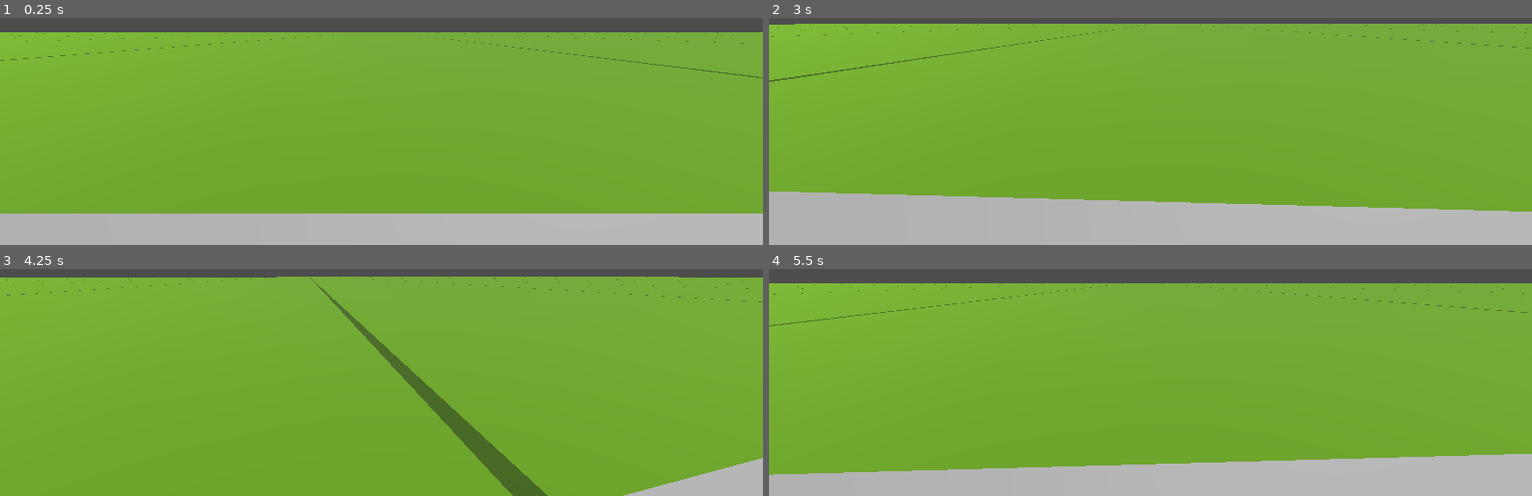
Above: before the commit, frames 1-4 (two rows, left to right).
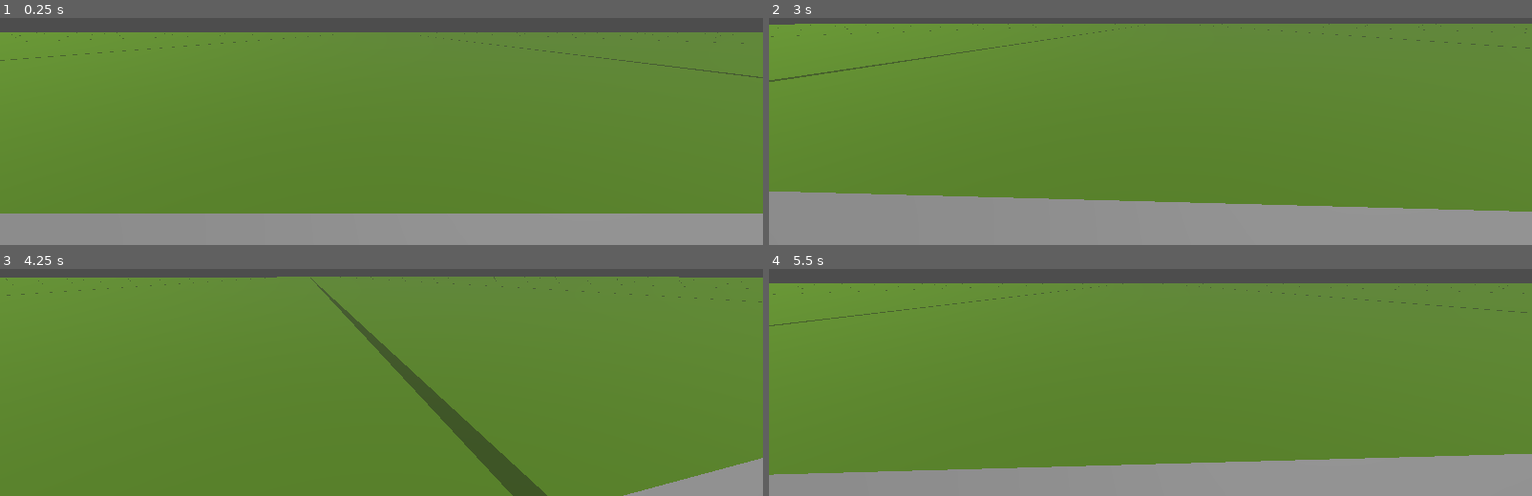
Above: after the commit, the same moments.

Repository: superlou/train-game-4
Game: Godot game, scene res://world.tscn
Two runs of this game, one before a commit and one after it. Both use one fixed random seed, a clock stepped at 60 frames per second and the inputs below.
Inputs (mouse positions are in pixels of both pictures, inside the frame that each line leads up to):
- Up to frame 1 (0.25 s): no input
- Up to frame 2 (3 s): tap Enter at 0.5 s; move the mouse to (1188, 29) at 0.52 s; hold Left (accelerate_left) from 0.53 s (still down); tap P (spawn_station) at 0.6, 2.1 s; tap Space (jump) at 0.77, 1.52 s; move the mouse to (1112, 31) at 1.27 s; tap Shift (sprint) at 1.35, 2.85 s; move the mouse to (1165, 22) at 2.02 s; move the mouse to (1142, 38) at 2.77 s
- Up to frame 3 (4.25 s): keep holding Left (accelerate_left); tap Space (jump) at 3.02, 3.77 s; move the mouse to (434, 287) at 3.52 s; tap P (spawn_station) at 3.6 s
- Up to frame 4 (5.5 s): keep holding Left (accelerate_left); move the mouse to (1089, 275) at 4.27 s; tap Shift (sprint) at 4.35 s; tap Space (jump) at 4.52 s; move the mouse to (1158, 282) at 5.02 s; tap P (spawn_station) at 5.1 s

The runs differ from the first frame. In frame 1, 93% of the frame differs, in the area x 0-100%, y 6-100%; in frame 2, 97%, in the area x 0-100%, y 2-100%; in frame 3, 94%; in frame 4, 93%.

Commit message:
Added sky shader

Diff:
--- a/project.godot
+++ b/project.godot
@@ -73,5 +73,4 @@
 
 [rendering]
 
-renderer/rendering_method="mobile"
 anti_aliasing/quality/msaa_3d=1
--- /dev/null
+++ b/sky/examples/day_sky.tres
@@ -0,0 +1,65 @@
+[gd_resource type="ShaderMaterial" load_steps=12 format=3 uid="uid://dh6ykun8bv60u"]
+
+[ext_resource type="Shader" path="res://sky/stylized_sky.gdshader" id="1_i5n5i"]
+
+[sub_resource type="Gradient" id="Gradient_hjww8"]
+offsets = PackedFloat32Array(0.48, 0.6)
+colors = PackedColorArray(1, 1, 1, 1, 1, 1, 1, 0)
+
+[sub_resource type="GradientTexture2D" id="GradientTexture2D_xucge"]
+gradient = SubResource("Gradient_hjww8")
+fill = 1
+fill_from = Vector2(0.5, 0.5)
+
+[sub_resource type="Curve" id="Curve_eapw0"]
+_data = [Vector2(0, 0), 0.0, 10.0, 0, 1, Vector2(0.1, 1), 0.0, 0.0, 0, 0, Vector2(1, 0.8), -0.222222, 0.0, 1, 0]
+point_count = 3
+
+[sub_resource type="CurveTexture" id="CurveTexture_pcewo"]
+texture_mode = 1
+curve = SubResource("Curve_eapw0")
+
+[sub_resource type="FastNoiseLite" id="FastNoiseLite_4c2cr"]
+
+[sub_resource type="NoiseTexture2D" id="NoiseTexture2D_lkl1w"]
+seamless = true
+noise = SubResource("FastNoiseLite_4c2cr")
+
+[sub_resource type="FastNoiseLite" id="FastNoiseLite_rs0k1"]
+fractal_octaves = 10
+
+[sub_resource type="NoiseTexture2D" id="NoiseTexture2D_or465"]
+seamless = true
+noise = SubResource("FastNoiseLite_rs0k1")
+
+[sub_resource type="FastNoiseLite" id="FastNoiseLite_nsbgi"]
+noise_type = 3
+
+[sub_resource type="NoiseTexture2D" id="NoiseTexture2D_27faw"]
+seamless = true
+noise = SubResource("FastNoiseLite_nsbgi")
+
+[resource]
+shader = ExtResource("1_i5n5i")
+shader_parameter/clouds_samples = 32
+shader_parameter/shadow_sample = 4
+shader_parameter/clouds_density = 0.4
+shader_parameter/clouds_scale = 1.0
+shader_parameter/clouds_smoothness = 0.03
+shader_parameter/clouds_light_color = Color(1, 1, 1, 1)
+shader_parameter/clouds_shadow_intensity = 3.5
+shader_parameter/cloud_shape_sampler = SubResource("NoiseTexture2D_or465")
+shader_parameter/cloud_noise_sampler = SubResource("NoiseTexture2D_lkl1w")
+shader_parameter/cloud_curves = SubResource("CurveTexture_pcewo")
+shader_parameter/high_clouds_density = 0.2
+shader_parameter/high_clouds_sampler = SubResource("NoiseTexture2D_27faw")
+shader_parameter/top_color = Color(0.34902, 0.588235, 1, 1)
+shader_parameter/bottom_color = Color(0, 0.329412, 0.968627, 1)
+shader_parameter/sun_scatter = Color(0.298039, 0.298039, 0.298039, 1)
+shader_parameter/astro_tint = Color(0.905882, 0.788235, 0.627451, 1)
+shader_parameter/astro_scale = 9.0
+shader_parameter/astro_intensity = 3.0
+shader_parameter/astro_sampler = SubResource("GradientTexture2D_xucge")
+shader_parameter/stars_intensity = 0.0
+shader_parameter/shooting_stars_intensity = 0.0
+shader_parameter/shooting_star_tint = null
--- /dev/null
+++ b/sky/examples/night_sky.tres
@@ -0,0 +1,70 @@
+[gd_resource type="ShaderMaterial" load_steps=13 format=3 uid="uid://m80rmki4fbox"]
+
+[ext_resource type="Shader" path="res://sky/stylized_sky.gdshader" id="1_kacri"]
+[ext_resource type="Texture2D" uid="uid://dvuwb0yce4sb7" path="res://sky/assets/shooting_star_sampler.png" id="2_gp87k"]
+
+[sub_resource type="Gradient" id="Gradient_hjww8"]
+offsets = PackedFloat32Array(0.58, 0.6)
+colors = PackedColorArray(1, 1, 1, 1, 1, 1, 1, 0)
+
+[sub_resource type="GradientTexture2D" id="GradientTexture2D_vg6u4"]
+gradient = SubResource("Gradient_hjww8")
+width = 128
+height = 128
+fill = 1
+fill_from = Vector2(0.5, 0.5)
+
+[sub_resource type="Curve" id="Curve_eapw0"]
+_data = [Vector2(0, 0), 0.0, 10.0, 0, 1, Vector2(0.1, 1), 0.0, 0.0, 0, 0, Vector2(1, 0.8), -0.222222, 0.0, 1, 0]
+point_count = 3
+
+[sub_resource type="CurveTexture" id="CurveTexture_pcewo"]
+texture_mode = 1
+curve = SubResource("Curve_eapw0")
+
+[sub_resource type="FastNoiseLite" id="FastNoiseLite_4c2cr"]
+
+[sub_resource type="NoiseTexture2D" id="NoiseTexture2D_lkl1w"]
+seamless = true
+noise = SubResource("FastNoiseLite_4c2cr")
+
+[sub_resource type="FastNoiseLite" id="FastNoiseLite_rs0k1"]
+fractal_octaves = 10
+
+[sub_resource type="NoiseTexture2D" id="NoiseTexture2D_or465"]
+seamless = true
+seamless_blend_skirt = 1.0
+noise = SubResource("FastNoiseLite_rs0k1")
+
+[sub_resource type="FastNoiseLite" id="FastNoiseLite_4dufw"]
+noise_type = 3
+
+[sub_resource type="NoiseTexture2D" id="NoiseTexture2D_ol2j5"]
+seamless = true
+noise = SubResource("FastNoiseLite_4dufw")
+
+[resource]
+shader = ExtResource("1_kacri")
+shader_parameter/clouds_samples = 32
+shader_parameter/shadow_sample = 4
+shader_parameter/clouds_density = 0.4
+shader_parameter/clouds_scale = 1.0
+shader_parameter/clouds_smoothness = 0.05
+shader_parameter/clouds_light_color = Color(0.227451, 0.447059, 1, 1)
+shader_parameter/clouds_shadow_intensity = 8.0
+shader_parameter/cloud_shape_sampler = SubResource("NoiseTexture2D_or465")
+shader_parameter/cloud_noise_sampler = SubResource("NoiseTexture2D_lkl1w")
+shader_parameter/cloud_curves = SubResource("CurveTexture_pcewo")
+shader_parameter/high_clouds_density = 0.0
+shader_parameter/high_clouds_sampler = SubResource("NoiseTexture2D_ol2j5")
+shader_parameter/top_color = Color(0.027451, 0.101961, 0.25098, 1)
+shader_parameter/bottom_color = Color(0.027451, 0.101961, 0.25098, 1)
+shader_parameter/sun_scatter = Color(0.12549, 0.0862745, 0.372549, 1)
+shader_parameter/astro_tint = Color(1, 1, 1, 1)
+shader_parameter/astro_scale = 6.0
+shader_parameter/astro_intensity = 1.2
+shader_parameter/astro_sampler = SubResource("GradientTexture2D_vg6u4")
+shader_parameter/stars_intensity = 5.0
+shader_parameter/shooting_stars_intensity = 4.0
+shader_parameter/shooting_star_tint = Color(1, 0.662745, 0.419608, 1)
+shader_parameter/shooting_star_sampler = ExtResource("2_gp87k")
--- /dev/null
+++ b/sky/examples/sky.tscn
@@ -0,0 +1,25 @@
+[gd_scene load_steps=4 format=3 uid="uid://cg3m5qnyxjev4"]
+
+[ext_resource type="Material" uid="uid://m80rmki4fbox" path="res://sky/examples/night_sky.tres" id="1_octoo"]
+
+[sub_resource type="Sky" id="Sky_ieg05"]
+sky_material = ExtResource("1_octoo")
+
+[sub_resource type="Environment" id="Environment_1eoep"]
+background_mode = 2
+sky = SubResource("Sky_ieg05")
+ambient_light_source = 2
+ambient_light_color = Color(0.45098, 0.333333, 0.309804, 1)
+ambient_light_energy = 0.5
+tonemap_mode = 2
+glow_enabled = true
+glow_bloom = 0.2
+
+[node name="Sky" type="Node3D"]
+
+[node name="WorldEnvironment" type="WorldEnvironment" parent="."]
+environment = SubResource("Environment_1eoep")
+
+[node name="DirectionalLight3D" type="DirectionalLight3D" parent="."]
+transform = Transform3D(0.984196, 0.113116, -0.136249, 0, 0.7694, 0.638767, 0.177085, -0.628672, 0.75724, 0, 0, 0)
+shadow_enabled = true
--- /dev/null
+++ b/sky/stylized_sky.gdshader
@@ -0,0 +1,226 @@
+shader_type sky;
+render_mode use_half_res_pass;
+
+group_uniforms clouds;
+
+uniform sampler2D cloud_shape_sampler : filter_linear_mipmap_anisotropic, repeat_enable;
+uniform sampler2D cloud_noise_sampler : filter_linear_mipmap_anisotropic, repeat_enable;
+uniform sampler2D cloud_curves;
+
+uniform int clouds_samples : hint_range(8, 32, 8) = 16;
+uniform int shadow_sample : hint_range(1, 4, 1) = 4;
+
+uniform float clouds_density : hint_range(0.0, 1.0, 0.1) = 0.5;
+uniform float clouds_scale : hint_range(0.5, 1.5, 0.1) = 1.0;
+uniform float clouds_smoothness : hint_range(0.01, 0.1, 0.01) = 0.035;
+uniform vec3 clouds_light_color : source_color;
+uniform float clouds_shadow_intensity : hint_range(0.1, 10.0, 0.1) = 1.0;
+
+group_uniforms high_clouds;
+
+uniform sampler2D high_clouds_sampler;
+uniform float high_clouds_density : hint_range(0.0, 1.0, 0.05) = 0.0;
+
+group_uniforms sky;
+
+uniform vec3 top_color : source_color = vec3(1.0);
+uniform vec3 bottom_color : source_color = vec3(1.0);
+uniform vec3 sun_scatter : source_color = vec3(1.0);
+
+group_uniforms astro;
+
+uniform vec3 astro_tint : source_color;
+uniform sampler2D astro_sampler : repeat_disable, filter_linear_mipmap;
+uniform float astro_scale : hint_range(0.1, 10.0, 0.1) = 1.0;
+uniform float astro_intensity : hint_range(1.0, 3.0, 0.1) = 1.0;
+
+group_uniforms stars;
+
+uniform float stars_intensity : hint_range(0.0, 5.0, 0.1) = 0.0;
+
+group_uniforms shooting_stars;
+
+uniform float shooting_stars_intensity : hint_range(0.0, 10.0, 0.1) = 0.0;
+uniform sampler2D shooting_star_sampler : filter_linear, repeat_disable;
+uniform vec3 shooting_star_tint : source_color;
+
+float rand(float n){return fract(sin(n) * 43758.5453123);}
+
+// Voronoi method credit:
+// The MIT License
+// Copyright © 2013 Inigo Quilez
+// https://www.shadertoy.com/view/ldl3Dl
+
+vec3 hash( vec3 x ){
+	x = vec3( dot(x,vec3(127.1,311.7, 74.7)),
+			  dot(x,vec3(269.5,183.3,246.1)),
+			  dot(x,vec3(113.5,271.9,124.6)));
+	return fract(sin(x)*43758.5453123);
+}
+
+vec3 voronoi( in vec3 x ){
+	vec3 p = floor( x );
+	vec3 f = fract( x );
+
+	float id = 0.0;
+	vec2 res = vec2( 100.0 );
+	for( int k=-1; k<=1; k++ )
+	for( int j=-1; j<=1; j++ )
+	for( int i=-1; i<=1; i++ ) {
+		vec3 b = vec3( float(i), float(j), float(k) );
+		vec3 r = vec3( b ) - f + hash( p + b );
+		float d = dot( r, r );
+		if( d < res.x ) {
+			id = dot( p+b, vec3(1.0,57.0,113.0 ) );
+			res = vec2( d, res.x );
+		} else if( d < res.y ) {
+			res.y = d;
+		}
+    }
+    return vec3( sqrt( res ), abs(id) );
+}
+
+// https://stackoverflow.com/questions/18558910/direction-vector-to-rotation-matrix
+
+mat3 direction_to_matrix(vec3 direction) {
+	vec3 x_axis = normalize(cross(vec3(0.0, 1.0, 0.0), direction));
+	vec3 y_axis = normalize(cross(direction, x_axis));
+	return mat3(vec3(x_axis.x, y_axis.x, direction.x),
+				vec3(x_axis.y, y_axis.y, direction.y),
+				vec3(x_axis.z, y_axis.z, direction.z));
+}
+
+float cloud_density(vec3 p, float progress){
+	float t_o = TIME * 0.001;
+	float t_o_small = TIME * -0.005;
+	float noise = texture(cloud_noise_sampler, p.xy * 4.0 + t_o_small).x * 0.1 + 0.9;
+	float clouds_shape = texture(cloud_shape_sampler, (p.xy + t_o) * clouds_scale).x;
+	float height_curve = texture(cloud_curves, vec2(progress, 0.0)).x;
+	float base_density = 1.0 - clouds_density;
+	float density =
+	smoothstep(base_density - clouds_smoothness,
+	base_density + clouds_smoothness,
+	clouds_shape * noise * height_curve
+	);
+	return density;
+}
+
+vec2 cloud_ray_march(vec3 direction, vec3 sun_direction){
+
+	float density = 0.0;
+	float light = 0.0;
+
+	float height = 0.03;
+	vec3 sample_point = vec3(0.0, 0.0, 2.0);
+
+	int loop_offset = clouds_samples * 3;
+
+	for(int i = loop_offset; i < clouds_samples + loop_offset; i++) {
+		float progress = float(i) / float(clouds_samples);
+		sample_point = direction * height * progress;
+		float point_density = cloud_density(sample_point, progress);
+		density += point_density;
+
+		float point_light = 0.0;
+		for(int f = 0; f < shadow_sample; f++){
+			float shadow_progress = float(f) / float(shadow_sample);
+			vec3 shadow_offset = sun_direction * height * shadow_progress;
+			point_light += cloud_density(sample_point + shadow_offset, progress);
+		}
+		light += point_light;
+	}
+	return vec2(clamp(density, 0.0, 1.0), light / float(shadow_sample * clouds_samples));
+}
+
+vec3 random_direction(float seed){
+	float phi = rand(seed) * PI;
+	float costheta = rand(seed + 100.0) * 2.0 - 1.0;
+	float theta = acos(costheta);
+	return vec3( sin(theta) * cos(phi), (theta) * sin(phi), cos(theta) );
+}
+
+float get_shooting_star(vec3 eyedir){
+	float shooting_star = 0.0;
+	for(int i = 0; i < 4; i++){
+		float base_rand = rand(float(i));
+		float time = TIME + base_rand * 2.0;
+		float duration = 0.5 + base_rand;
+		float seed = floor(time / duration) * duration + base_rand;
+		float progress = mod(time, duration) / duration;
+		float rand_value = rand(seed + 100.0);
+		float rand_scale = base_rand * 10.0;
+		float a = rand_value * 0.8;
+		mat3 angle = mat3(vec3(cos(a), -sin(a), 0.0), vec3(sin(a), cos(a), 0.0), vec3(0.0, 0.0, 1.0));
+		vec3 shooting_dir = direction_to_matrix(random_direction(seed)) * angle * eyedir;
+		vec2 shooting_uv = ((shooting_dir.xy + vec2(0.0, progress * 0.4)) * (8.0 + rand_scale)) + vec2(0.5);
+
+		float shooting_mask = ceil(
+			clamp(shooting_uv.x * (1.0 - shooting_uv.x), 0.0, 1.0) *
+			clamp(shooting_uv.y * (1.0 - shooting_uv.y), 0.0, 1.0)
+			) * ceil(shooting_dir.z);
+
+		shooting_star = clamp(
+			shooting_star + texture(shooting_star_sampler, shooting_uv).x
+			* sin(progress * PI)
+			* shooting_mask * rand_value,
+		0.0, 1.0);
+	}
+	return clamp(shooting_star, 0.0, 1.0);
+}
+
+void sky() {
+
+	float horizon_mask = abs(EYEDIR.y);
+	float bottom_mask = smoothstep(0.5, 0.45, SKY_COORDS.y);
+
+	vec3 dir = direction_to_matrix(LIGHT0_DIRECTION) * EYEDIR;
+	vec2 astro_uv = (-(dir.xy / dir.z) * astro_scale) + vec2(0.5);
+	float astro_mask = ceil(
+		clamp(astro_uv.x * (1.0 - astro_uv.x), 0.0, 1.0) *
+		clamp(astro_uv.y * (1.0 - astro_uv.y), 0.0, 1.0)
+		) * ceil(dir.z);
+	vec4 astro_color = texture(astro_sampler, astro_uv);
+
+	// Sky color
+
+	vec3 sky_gradient = mix(bottom_color.rgb, top_color.rgb, clamp(EYEDIR.y, 0.0, 1.0));
+	vec3 sunset_color = sun_scatter * (1.0 - horizon_mask);
+	vec3 sky_color = clamp(sky_gradient + sunset_color, 0.0, 1.0);
+
+	// Stars
+
+	if(stars_intensity > 0.0){
+		vec2 stars = voronoi(EYEDIR * 25.0).xz;
+		sky_color += smoothstep(0.025 + ((1.0 + sin(TIME + stars.y)) / 2.0) * 0.05, 0.0, stars.x) * stars_intensity;
+	}
+
+	// Add shooting stars
+
+	if(shooting_stars_intensity > 0.0){
+		sky_color += get_shooting_star(EYEDIR) * shooting_stars_intensity * shooting_star_tint;
+	}
+
+	// Add astro
+
+	sky_color = mix(sky_color, astro_color.rgb * astro_intensity * astro_tint, astro_color.a * astro_mask * bottom_mask);
+
+	// Add high clouds
+
+	if(high_clouds_density > 0.0){
+		vec2 high_clouds_uv = (EYEDIR.xz / clamp(EYEDIR.y, 0.0, 1.0)) * 0.25 + TIME * 0.001;
+		float high_clouds_mask = texture(high_clouds_sampler, high_clouds_uv).x;
+		sky_color = mix(sky_color, clouds_light_color, smoothstep(0.0, 1.0, high_clouds_mask) * horizon_mask * bottom_mask * high_clouds_density);
+	}
+
+	// clouds
+	if (AT_HALF_RES_PASS) {
+		vec3 clouds_direction = vec3(EYEDIR.xz / clamp(EYEDIR.y, 0.0, 1.0), 1.0);
+		vec2 clouds = EYEDIR.y > 0.0 ? cloud_ray_march(clouds_direction, LIGHT0_DIRECTION) : vec2(0.0);
+
+		COLOR = mix(bottom_color, clouds_light_color, exp(-clouds.y * clouds_shadow_intensity));
+		ALPHA = (1.0 - exp(-clouds.x * horizon_mask * bottom_mask * 10.0));
+
+	}else{
+		COLOR.rgb = mix(sky_color, HALF_RES_COLOR.rgb, HALF_RES_COLOR.a);
+	}
+}
--- /dev/null
+++ b/stylized_sky.gdshader
@@ -0,0 +1,227 @@
+// From https://godotshaders.com/shader/stylized-sky/
+shader_type sky;
+render_mode use_half_res_pass;
+
+group_uniforms clouds;
+
+uniform sampler2D cloud_shape_sampler : filter_linear_mipmap_anisotropic, repeat_enable;
+uniform sampler2D cloud_noise_sampler : filter_linear_mipmap_anisotropic, repeat_enable;
+uniform sampler2D cloud_curves;
+
+uniform int clouds_samples : hint_range(8, 32, 8) = 16;
+uniform int shadow_sample : hint_range(1, 4, 1) = 4;
+
+uniform float clouds_density : hint_range(0.0, 1.0, 0.1) = 0.5;
+uniform float clouds_scale : hint_range(0.5, 1.5, 0.1) = 1.0;
+uniform float clouds_smoothness : hint_range(0.01, 0.1, 0.01) = 0.035;
+uniform vec3 clouds_light_color : source_color;
+uniform float clouds_shadow_intensity : hint_range(0.1, 10.0, 0.1) = 1.0;
+
+group_uniforms high_clouds;
+
+uniform sampler2D high_clouds_sampler;
+uniform float high_clouds_density : hint_range(0.0, 1.0, 0.05) = 0.0;
+
+group_uniforms sky;
+
+uniform vec3 top_color : source_color = vec3(1.0);
+uniform vec3 bottom_color : source_color = vec3(1.0);
+uniform vec3 sun_scatter : source_color = vec3(1.0);
+
+group_uniforms astro;
+
+uniform vec3 astro_tint : source_color;
+uniform sampler2D astro_sampler : repeat_disable, filter_linear_mipmap;
+uniform float astro_scale : hint_range(0.1, 10.0, 0.1) = 1.0;
+uniform float astro_intensity : hint_range(1.0, 3.0, 0.1) = 1.0;
+
+group_uniforms stars;
+
+uniform float stars_intensity : hint_range(0.0, 5.0, 0.1) = 0.0;
+
+group_uniforms shooting_stars;
+
+uniform float shooting_stars_intensity : hint_range(0.0, 10.0, 0.1) = 0.0;
+uniform sampler2D shooting_star_sampler : filter_linear, repeat_disable;
+uniform vec3 shooting_star_tint : source_color;
+
+float rand(float n){return fract(sin(n) * 43758.5453123);}
+
+// Voronoi method credit:
+// The MIT License
+// Copyright © 2013 Inigo Quilez
+// https://www.shadertoy.com/view/ldl3Dl
+
+vec3 hash( vec3 x ){
+	x = vec3( dot(x,vec3(127.1,311.7, 74.7)),
+			  dot(x,vec3(269.5,183.3,246.1)),
+			  dot(x,vec3(113.5,271.9,124.6)));
+	return fract(sin(x)*43758.5453123);
+}
+
+vec3 voronoi( in vec3 x ){
+	vec3 p = floor( x );
+	vec3 f = fract( x );
+
+	float id = 0.0;
+	vec2 res = vec2( 100.0 );
+	for( int k=-1; k<=1; k++ )
+	for( int j=-1; j<=1; j++ )
+	for( int i=-1; i<=1; i++ ) {
+		vec3 b = vec3( float(i), float(j), float(k) );
+		vec3 r = vec3( b ) - f + hash( p + b );
+		float d = dot( r, r );
+		if( d < res.x ) {
+			id = dot( p+b, vec3(1.0,57.0,113.0 ) );
+			res = vec2( d, res.x );
+		} else if( d < res.y ) {
+			res.y = d;
+		}
+    }
+    return vec3( sqrt( res ), abs(id) );
+}
+
+// https://stackoverflow.com/questions/18558910/direction-vector-to-rotation-matrix
+
+mat3 direction_to_matrix(vec3 direction) {
+	vec3 x_axis = normalize(cross(vec3(0.0, 1.0, 0.0), direction));
+	vec3 y_axis = normalize(cross(direction, x_axis));
+	return mat3(vec3(x_axis.x, y_axis.x, direction.x),
+				vec3(x_axis.y, y_axis.y, direction.y),
+				vec3(x_axis.z, y_axis.z, direction.z));
+}
+
+float cloud_density(vec3 p, float progress){
+	float t_o = TIME * 0.001;
+	float t_o_small = TIME * -0.005;
+	float noise = texture(cloud_noise_sampler, p.xy * 4.0 + t_o_small).x * 0.1 + 0.9;
+	float clouds_shape = texture(cloud_shape_sampler, (p.xy + t_o) * clouds_scale).x;
+	float height_curve = texture(cloud_curves, vec2(progress, 0.0)).x;
+	float base_density = 1.0 - clouds_density;
+	float density =
+	smoothstep(base_density - clouds_smoothness,
+	base_density + clouds_smoothness,
+	clouds_shape * noise * height_curve
+	);
+	return density;
+}
+
+vec2 cloud_ray_march(vec3 direction, vec3 sun_direction){
+
+	float density = 0.0;
+	float light = 0.0;
+
+	float height = 0.03;
+	vec3 sample_point = vec3(0.0, 0.0, 2.0);
+
+	int loop_offset = clouds_samples * 3;
+
+	for(int i = loop_offset; i < clouds_samples + loop_offset; i++) {
+		float progress = float(i) / float(clouds_samples);
+		sample_point = direction * height * progress;
+		float point_density = cloud_density(sample_point, progress);
+		density += point_density;
+
+		float point_light = 0.0;
+		for(int f = 0; f < shadow_sample; f++){
+			float shadow_progress = float(f) / float(shadow_sample);
+			vec3 shadow_offset = sun_direction * height * shadow_progress;
+			point_light += cloud_density(sample_point + shadow_offset, progress);
+		}
+		light += point_light;
+	}
+	return vec2(density, light / float(shadow_sample * clouds_samples));
+}
+
+vec3 random_direction(float seed){
+	float phi = rand(seed) * PI;
+	float costheta = rand(seed + 100.0) * 2.0 - 1.0;
+	float theta = acos(costheta);
+	return vec3( sin(theta) * cos(phi), (theta) * sin(phi), cos(theta) );
+}
+
+float get_shooting_star(vec3 eyedir){
+	float shooting_star = 0.0;
+	for(int i = 0; i < 4; i++){
+		float base_rand = rand(float(i));
+		float time = TIME + base_rand * 2.0;
+		float duration = 0.5 + base_rand;
+		float seed = floor(time / duration) * duration + base_rand;
+		float progress = mod(time, duration) / duration;
+		float rand_value = rand(seed + 100.0);
+		float rand_scale = base_rand * 10.0;
+		float a = rand_value * 0.8;
+		mat3 angle = mat3(vec3(cos(a), -sin(a), 0.0), vec3(sin(a), cos(a), 0.0), vec3(0.0, 0.0, 1.0));
+		vec3 shooting_dir = direction_to_matrix(random_direction(seed)) * angle * eyedir;
+		vec2 shooting_uv = ((shooting_dir.xy + vec2(0.0, progress * 0.4)) * (8.0 + rand_scale)) + vec2(0.5);
+
+		float shooting_mask = ceil(
+			clamp(shooting_uv.x * (1.0 - shooting_uv.x), 0.0, 1.0) *
+			clamp(shooting_uv.y * (1.0 - shooting_uv.y), 0.0, 1.0)
+			) * ceil(shooting_dir.z);
+
+		shooting_star = clamp(
+			shooting_star + texture(shooting_star_sampler, shooting_uv).x
+			* sin(progress * PI)
+			* shooting_mask * rand_value,
+		0.0, 1.0);
+	}
+	return clamp(shooting_star, 0.0, 1.0);
+}
+
+void sky() {
+
+	float horizon_mask = abs(EYEDIR.y);
+	float bottom_mask = smoothstep(0.5, 0.45, SKY_COORDS.y);
+
+	vec3 dir = direction_to_matrix(LIGHT0_DIRECTION) * EYEDIR;
+	vec2 astro_uv = (-(dir.xy / dir.z) * astro_scale) + vec2(0.5);
+	float astro_mask = ceil(
+		clamp(astro_uv.x * (1.0 - astro_uv.x), 0.0, 1.0) *
+		clamp(astro_uv.y * (1.0 - astro_uv.y), 0.0, 1.0)
+		) * ceil(dir.z);
+	vec4 astro_color = texture(astro_sampler, astro_uv);
+
+	// Sky color
+
+	vec3 sky_gradient = mix(bottom_color.rgb, top_color.rgb, clamp(EYEDIR.y, 0.0, 1.0));
+	vec3 sunset_color = sun_scatter * (1.0 - horizon_mask);
+	vec3 sky_color = clamp(sky_gradient + sunset_color, 0.0, 1.0);
+
+	// Stars
+
+	if(stars_intensity > 0.0){
+		vec2 stars = voronoi(EYEDIR * 25.0).xz;
+		sky_color += smoothstep(0.025 + ((1.0 + sin(TIME + stars.y)) / 2.0) * 0.05, 0.0, stars.x) * stars_intensity;
+	}
+
+	// Add shooting stars
+
+	if(shooting_stars_intensity > 0.0){
+		sky_color += get_shooting_star(EYEDIR) * shooting_stars_intensity * shooting_star_tint;
+	}
+
+	// Add astro
+
+	sky_color = mix(sky_color, astro_color.rgb * astro_intensity * astro_tint, astro_color.a * astro_mask * bottom_mask);
+
+	// Add high clouds
+
+	if(high_clouds_density > 0.0){
+		vec2 high_clouds_uv = (EYEDIR.xz / clamp(EYEDIR.y, 0.0, 1.0)) * 0.25 + TIME * 0.001;
+		float high_clouds_mask = texture(high_clouds_sampler, high_clouds_uv).x;
+		sky_color = mix(sky_color, clouds_light_color, smoothstep(0.0, 1.0, high_clouds_mask) * horizon_mask * bottom_mask * high_clouds_density);
+	}
+
+	// clouds
+	if (AT_HALF_RES_PASS) {
+		vec3 clouds_direction = vec3(EYEDIR.xz / clamp(EYEDIR.y, 0.0, 1.0), 1.0);
+		vec2 clouds = EYEDIR.y > 0.0 ? cloud_ray_march(clouds_direction, LIGHT0_DIRECTION) : vec2(0.0);
+
+		COLOR = mix(bottom_color, clouds_light_color, exp(-clouds.y * clouds_shadow_intensity));
+		ALPHA = (1.0 - exp(-clouds.x * horizon_mask * bottom_mask * 10.0));
+
+	}else{
+		COLOR.rgb = mix(sky_color, HALF_RES_COLOR.rgb, HALF_RES_COLOR.a);
+	}
+}
--- /dev/null
+++ b/stylized_sky.tres
@@ -0,0 +1,32 @@
+[gd_resource type="ShaderMaterial" load_steps=5 format=3 uid="uid://pf5vpldj3wpp"]
+
+[ext_resource type="Shader" path="res://stylized_sky.gdshader" id="1_pxq5a"]
+
+[sub_resource type="CurveTexture" id="CurveTexture_ojqdp"]
+
+[sub_resource type="NoiseTexture2D" id="NoiseTexture2D_4qx8d"]
+
+[sub_resource type="NoiseTexture2D" id="NoiseTexture2D_um0fc"]
+
+[resource]
+shader = ExtResource("1_pxq5a")
+shader_parameter/clouds_samples = 32
+shader_parameter/shadow_sample = 4
+shader_parameter/clouds_density = 0.4
+shader_parameter/clouds_scale = 1.0
+shader_parameter/clouds_smoothness = 0.03
+shader_parameter/clouds_light_color = Color(1, 1, 1, 1)
+shader_parameter/clouds_shadow_intensity = 3.5
+shader_parameter/cloud_shape_sampler = SubResource("NoiseTexture2D_um0fc")
+shader_parameter/cloud_noise_sampler = SubResource("NoiseTexture2D_4qx8d")
+shader_parameter/cloud_curves = SubResource("CurveTexture_ojqdp")
+shader_parameter/high_clouds_density = 0.0
+shader_parameter/top_color = Color(1, 1, 1, 1)
+shader_parameter/bottom_color = Color(1, 1, 1, 1)
+shader_parameter/sun_scatter = Color(1, 1, 1, 1)
+shader_parameter/astro_tint = null
+shader_parameter/astro_scale = 1.0
+shader_parameter/astro_intensity = 1.0
+shader_parameter/stars_intensity = 0.0
+shader_parameter/shooting_stars_intensity = 0.0
+shader_parameter/shooting_star_tint = null
--- a/world.tscn
+++ b/world.tscn
@@ -1,11 +1,18 @@
-[gd_scene load_steps=7 format=3 uid="uid://danay4nhul4s3"]
+[gd_scene load_steps=9 format=3 uid="uid://danay4nhul4s3"]
 
 [ext_resource type="Script" path="res://Ground.gd" id="1_ewr1a"]
 [ext_resource type="PackedScene" uid="uid://cdspl3aeqpd2r" path="res://trainset.tscn" id="1_l72nw"]
 [ext_resource type="PackedScene" uid="uid://rgv4era602k3" path="res://test_car.tscn" id="2_34f60"]
 [ext_resource type="PackedScene" uid="uid://c22n2h2b626by" path="res://player.tscn" id="3_073to"]
+[ext_resource type="Material" uid="uid://dh6ykun8bv60u" path="res://sky/examples/day_sky.tres" id="5_s2rs5"]
+
+[sub_resource type="Sky" id="Sky_6sy21"]
+sky_material = ExtResource("5_s2rs5")
 
 [sub_resource type="Environment" id="Environment_j3mav"]
+background_mode = 2
+sky = SubResource("Sky_6sy21")
+ambient_light_source = 3
 
 [sub_resource type="SphereShape3D" id="SphereShape3D_o3dtj"]
 
Binary file added: sky/assets/shooting_star_sampler.png
Not shown, added: sky/assets/shooting_star_sampler.png.import
